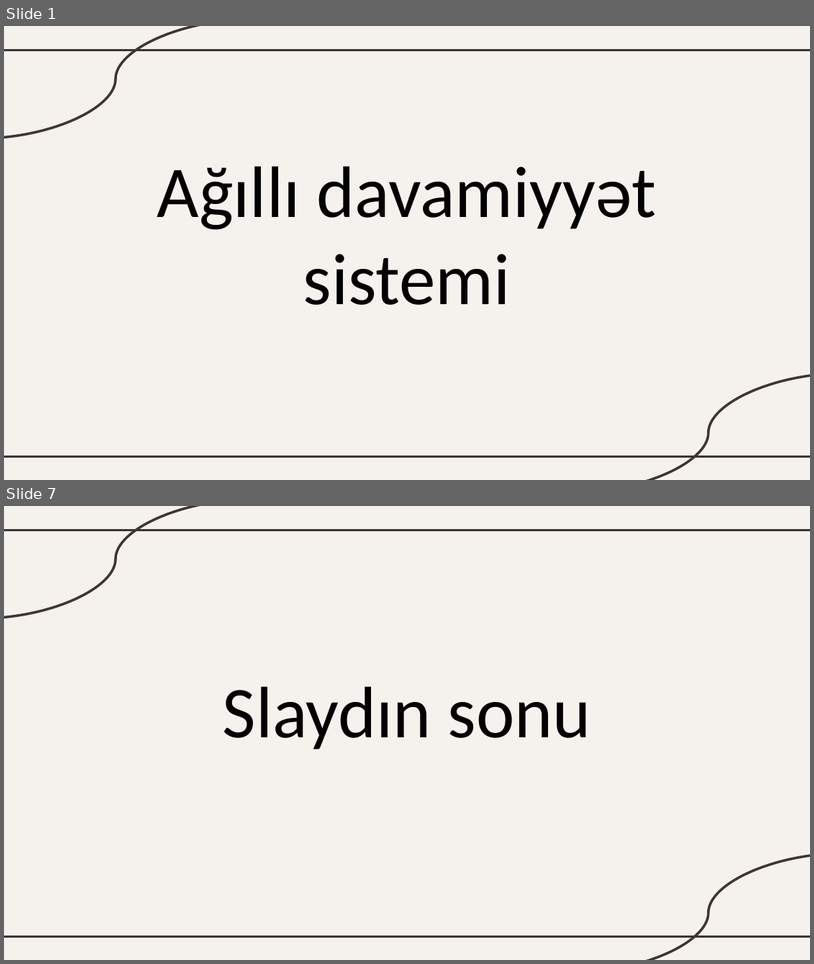
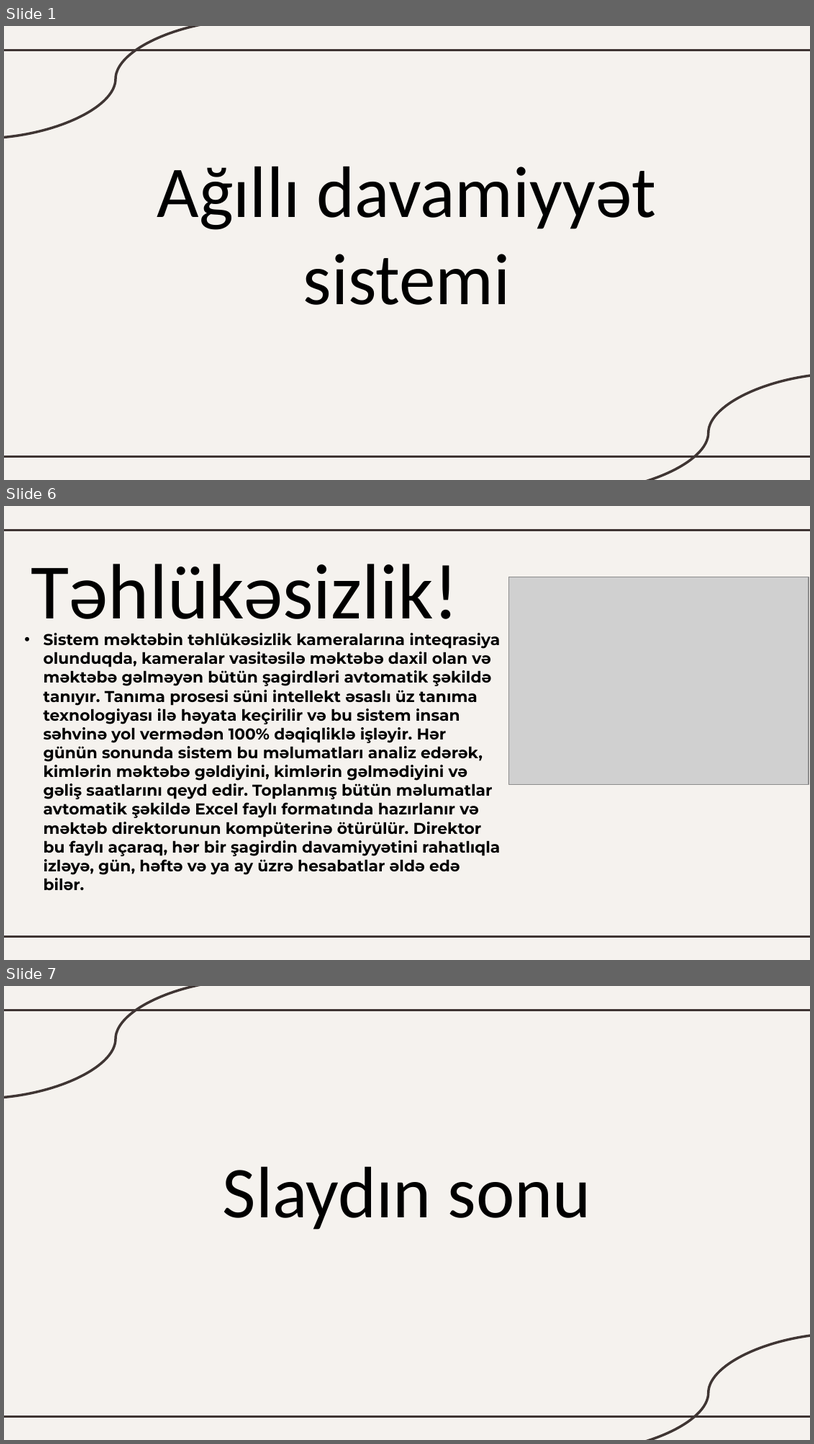
Before and after one commit to DarkinLordz/SmartAttendance, a slide deck: docs/SmartAttendance.pptx. Shown one above the other, each under a label of ours: slides 1 and 7 before the commit, slides 1, 6 and 7 after it; the slides between them are not shown. The pictures are 814x964 and 814x1444 pixels, drawn with LibreOffice and Linux fonts; fonts in the diff are those of the drawing; grey boxes stand for pictures. Boxes give left, top, right and bottom in pixels: in the first picture for what was removed or moved away, otherwise in the second. Text is boxed around its words. In the diff, an @@ line names an element or a change of style, - is before the commit and + after.

```diff
--- a/docs/SmartAttendance.pptx
+++ b/docs/SmartAttendance.pptx
@@ slide 6 added at (4,506,810,960), background #F5F2EE; not listed: 2 template elements that a slide beside it also shows @@
@@ title added at (31,564,460,637), 70 pt, text #000000 @@
+Təhlükəsizlik!
@@ picture added at (509,577,809,784) @@
@@ text added at (44,633,500,890), 14 pt, text #000000, bold @@
+• Sistem məktəbin təhlükəsizlik kameralarına inteqrasiya olunduqda, kameralar vasitəsilə məktəbə daxil olan və məktəbə gəlməyən bütün şagirdləri avtomatik şəkildə tanıyır. Tanıma prosesi süni intellekt əsaslı üz tanıma texnologiyası ilə həyata keçirilir və bu sistem insan səhvinə yol vermədən 100% dəqiqliklə işləyir. Hər günün sonunda sistem bu məlumatları analiz edərək, kimlərin məktəbə gəldiyini, kimlərin gəlmədiyini və gəliş saatlarını qeyd edir. Toplanmış bütün məlumatlar avtomatik şəkildə Excel faylı formatında hazırlanır və məktəb direktorunun kompüterinə ötürülür. Direktor bu faylı açaraq, hər bir şagirdin davamiyyətini rahatlıqla izləyə, gün, həftə və ya ay üzrə hesabatlar əldə edə bilər.
```
Also in this commit, not shown: 4 slides changed, 1 slide removed.
